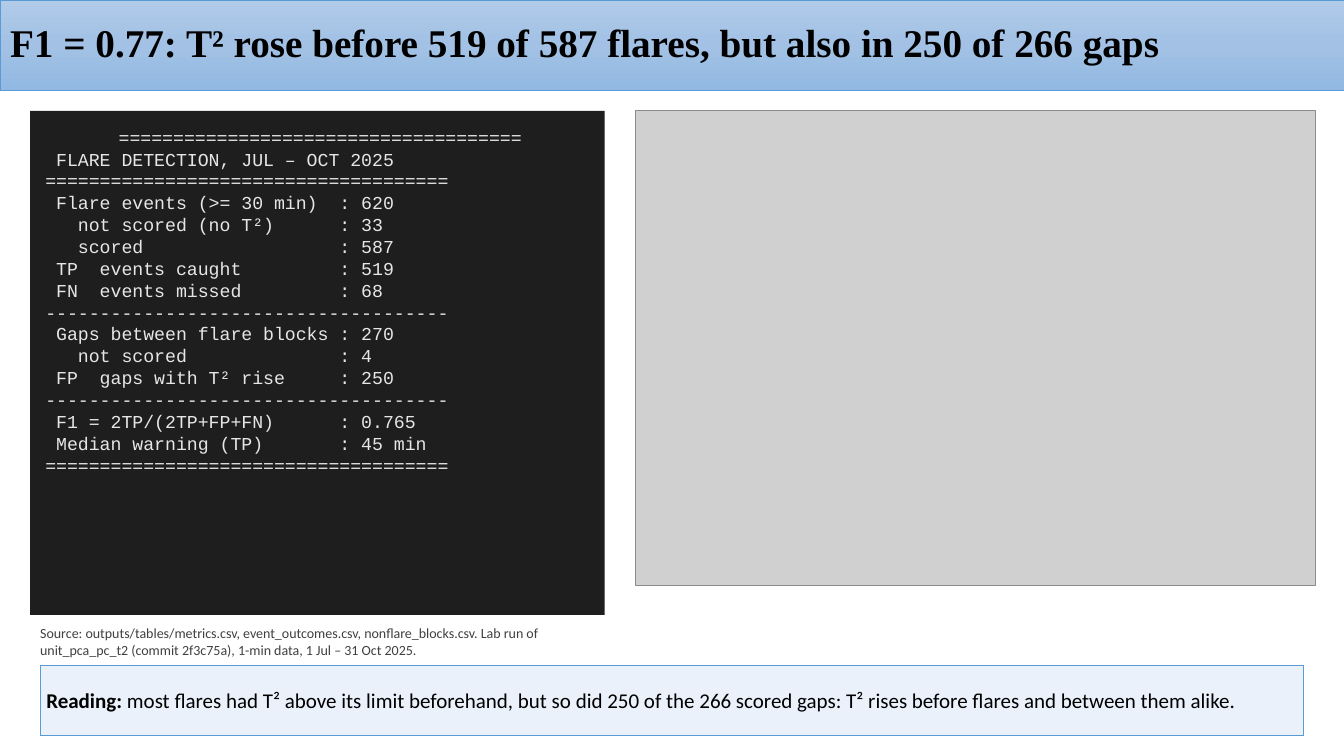
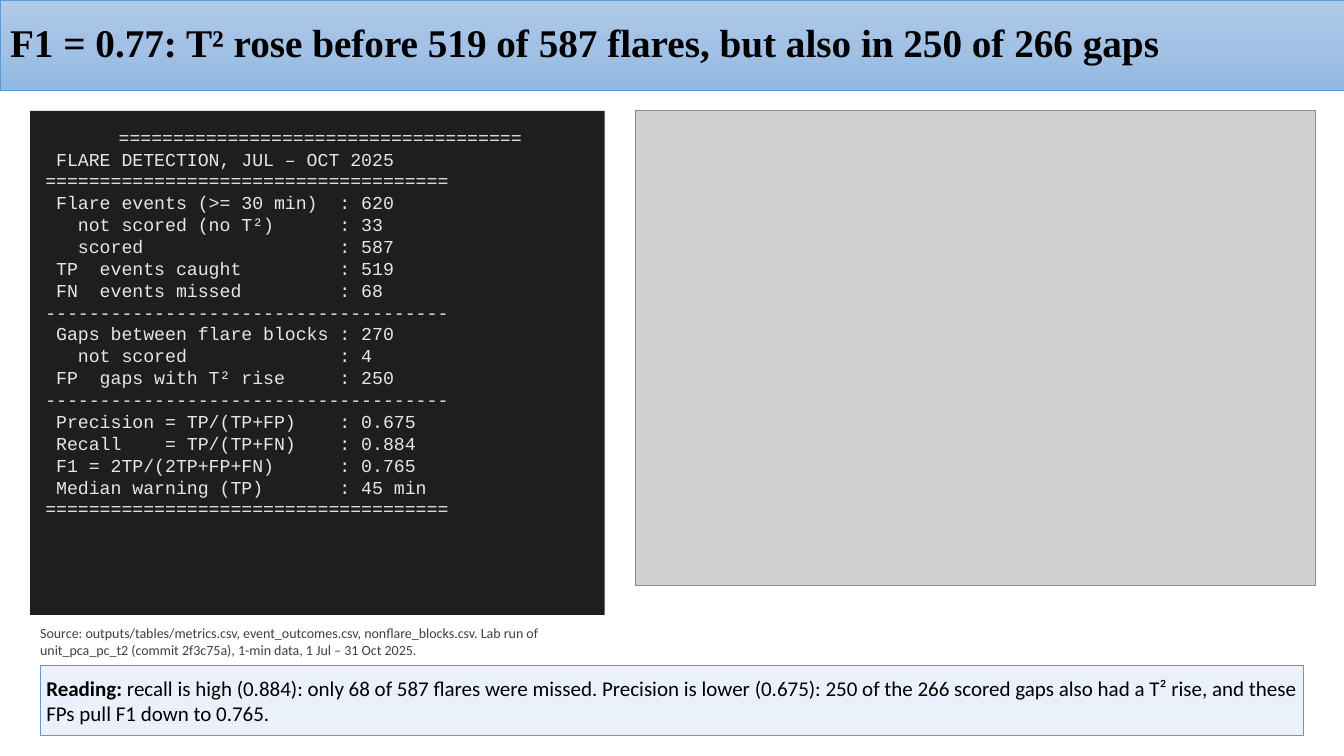
Before and after one commit to H-N-Chavda/Root-Cause-Detection, a slide deck: slide 5 of presentations/week10/HPCL Project_05112026_flare_RCA.pptx. Drawn at 1344x756 pixels with LibreOffice and Linux fonts; fonts in the diff are those of the drawing; grey boxes stand for pictures. Boxes give left, top, right and bottom in pixels: in the first picture for what was removed or moved away, otherwise in the second. Text is boxed around its words. In the diff, an @@ line names an element or a change of style, - is before the commit and + after.

```diff
--- a/presentations/week10/HPCL Project_05112026_flare_RCA.pptx
+++ b/presentations/week10/HPCL Project_05112026_flare_RCA.pptx
@@ text in rectangle at box(56, 415, 416, 454): paragraphs added @@
+Precision = TP/(TP+FP) : 0.675
+Recall = TP/(TP+FN) : 0.884
@@ text in rectangle at box(46, 680, 1296, 725): text changed @@
-Reading: most flares had T² above its limit beforehand, but so did 250 of the 266 scored gaps: T² rises before flares and between them alike.
+Reading: recall is high (0.884): only 68 of 587 flares were missed. Precision is lower (0.675): 250 of the 266 scored gaps also had a T² rise, and these FPs pull F1 down to 0.765.
```
Also in this commit, not shown: 2 other files.
